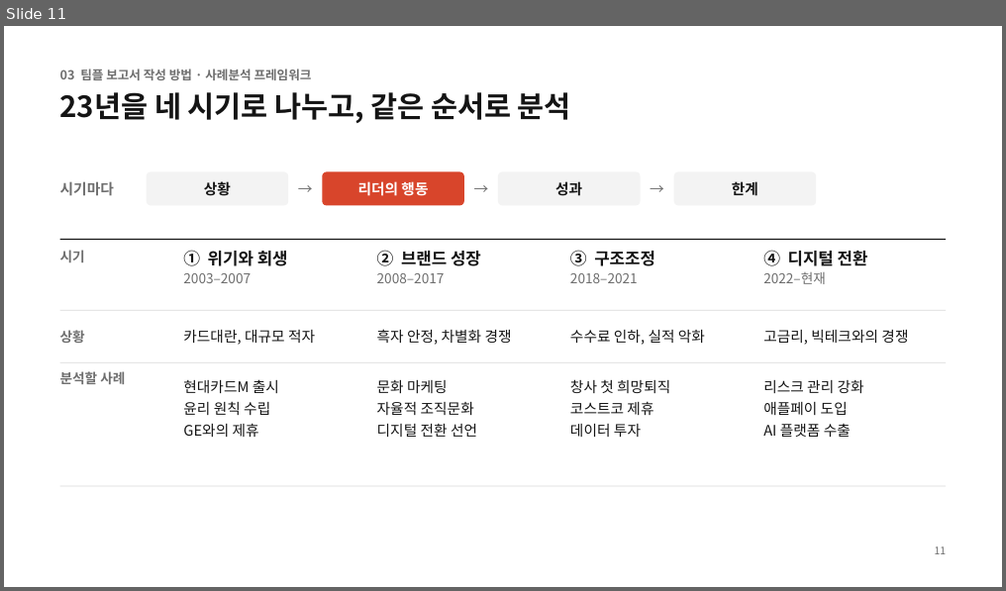
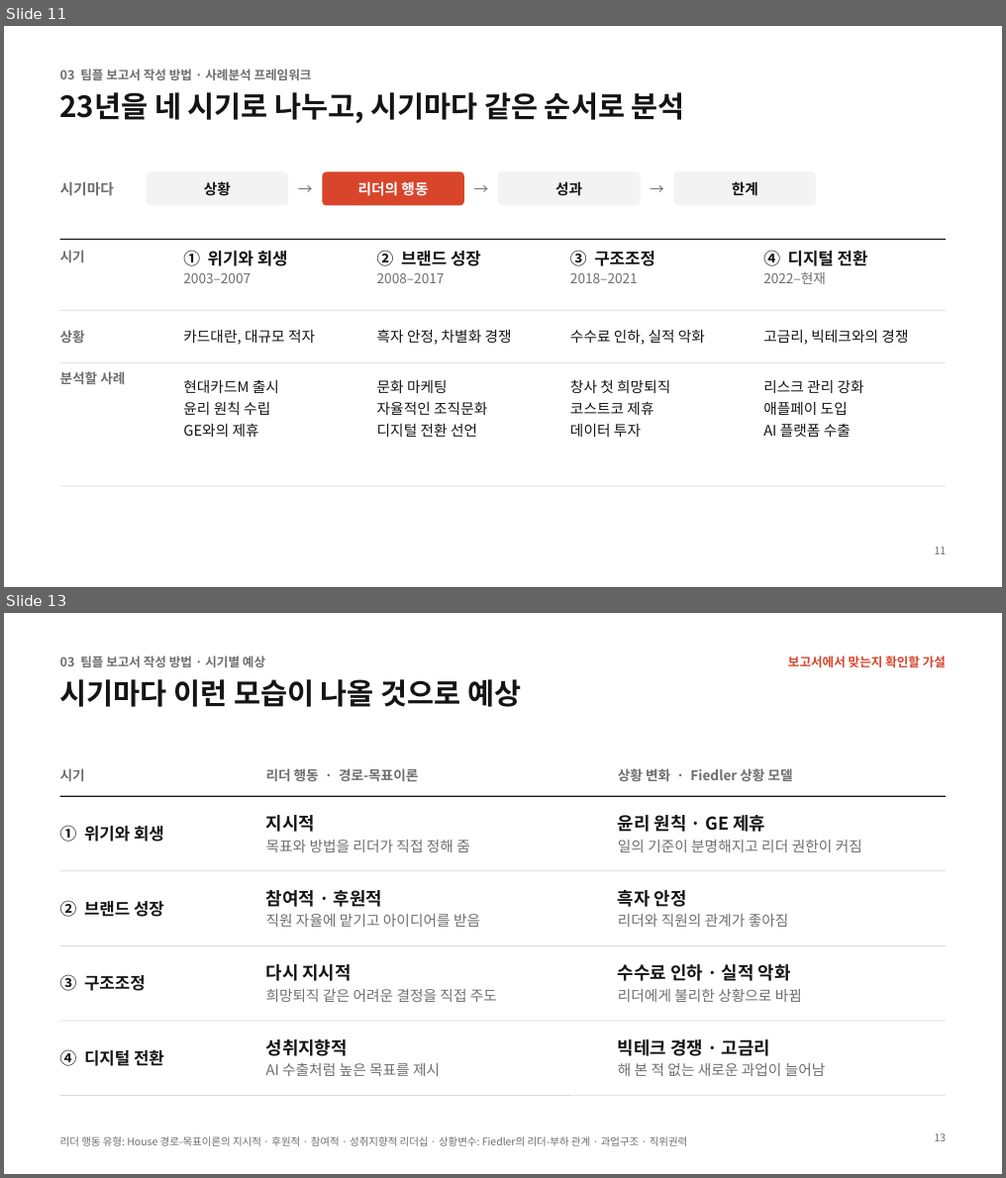
Before and after one commit to NATHAN18-ABLE/for-nathan, a slide deck: leadership-ppt/leadership-plan.pptx. Shown one above the other, each under a label of ours: slide 11 before the commit, slides 11 and 13 after it; the slides between them are not shown. The pictures are 1006x591 and 1006x1178 pixels, drawn with LibreOffice and Linux fonts; fonts in the diff are those of the drawing. Boxes give left, top, right and bottom in pixels: in the first picture for what was removed or moved away, otherwise in the second. Text is boxed around its words. In the diff, an @@ line names an element or a change of style, - is before the commit and + after.

```diff
--- a/leadership-ppt/leadership-plan.pptx
+++ b/leadership-ppt/leadership-plan.pptx
@@ slide 13 added at [4,613,1002,1174], background #FFFFFF @@
@@ text added at [60,656,265,667], 12 pt, text #6E6E6E, bold @@
+03 팀플 보고서 작성 방법 · 시기별 예상
@@ text added at [788,656,945,667], 12 pt, text #D8452B, bold @@
+보고서에서 맞는지 확인할 가설
@@ title added at [60,679,521,707], 28 pt, text #141414, bold @@
+시기마다 이런 모습이 나올 것으로 예상
@@ text added at [60,768,85,781], 13 pt, text #6E6E6E, bold @@
+시기
@@ text added at [266,768,418,782], 13 pt, text #6E6E6E, bold @@
+리더 행동 · 경로-목표이론
@@ text added at [618,768,793,781], 13 pt, text #6E6E6E, bold @@
+상황 변화 · Fiedler 상황 모델
@@ line added from (60, 796) to (945, 796), #141414 1.25 pt @@
@@ text added at [266,815,470,853], 14 pt, text #6E6E6E @@
+지시적
+목표와 방법을 리더가 직접 정해 줌
@@ text added at [618,815,862,853], 14 pt, text #6E6E6E @@
+윤리 원칙 · GE 제휴
+일의 기준이 분명해지고 리더 권한이 커짐
@@ text added at [60,825,164,842], 16 pt, text #141414, bold @@
+① 위기와 회생
@@ line added from (60, 871) to (945, 871), #D9D9D9 0.75 pt @@
@@ text added at [60,900,164,917], 16 pt, text #141414, bold @@
+② 브랜드 성장
@@ text added at [266,890,480,927], 14 pt, text #6E6E6E @@
+참여적 · 후원적
+직원 자율에 맡기고 아이디어를 받음
@@ text added at [618,890,789,927], 14 pt, text #6E6E6E @@
+흑자 안정
+리더와 직원의 관계가 좋아짐
@@ line added from (60, 947) to (945, 947), #D9D9D9 0.75 pt @@
@@ text added at [266,964,497,1002], 14 pt, text #6E6E6E @@
+다시 지시적
+희망퇴직 같은 어려운 결정을 직접 주도
@@ text added at [618,964,802,1002], 14 pt, text #6E6E6E @@
+수수료 인하 · 실적 악화
+리더에게 불리한 상황으로 바뀜
@@ text added at [60,974,146,991], 16 pt, text #141414, bold @@
+③ 구조조정
@@ line added from (60, 1021) to (945, 1021), #D9D9D9 0.75 pt @@
@@ text added at [60,1050,164,1066], 16 pt, text #141414, bold @@
+④ 디지털 전환
@@ text added at [266,1040,440,1076], 14 pt, text #6E6E6E @@
+성취지향적
+AI 수출처럼 높은 목표를 제시
@@ text added at [618,1040,826,1076], 14 pt, text #6E6E6E @@
+빅테크 경쟁 · 고금리
+해 본 적 없는 새로운 과업이 늘어남
@@ line added from (60, 1096) to (945, 1096), #D9D9D9 0.75 pt @@
@@ text added at [60,1137,688,1147], 10 pt, text #6E6E6E @@
+리더 행동 유형: House 경로-목표이론의 지시적 · 후원적 · 참여적 · 성취지향적 리더십 · 상황변수: Fiedler의 리더-부하 관계 · 과업구조 · 직위권력
@@ page number added at [935,1134,946,1142], 10 pt, text #6E6E6E @@
+13
@@ slide 11 changed as well @@
@@ title at [60,92,685,123]: text changed @@
-23년을 네 시기로 나누고, 같은 순서로 분석
+23년을 네 시기로 나누고, 시기마다 같은 순서로 분석
@@ text at [377,402,487,415]: text changed @@
-자율적 조직문화
+자율적인 조직문화
```
Also in this commit, not shown: 13 other slides changed, 1 other slide added, 2 slides removed, 3 other files.
